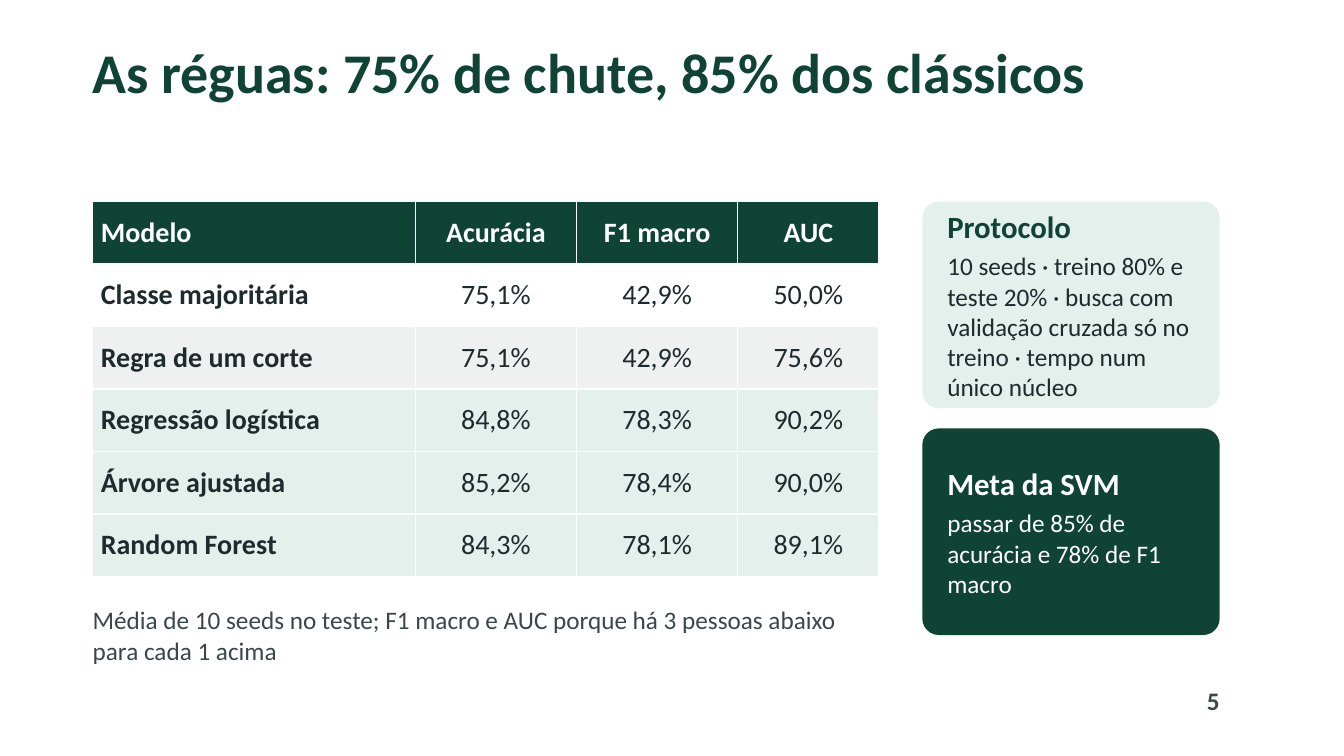
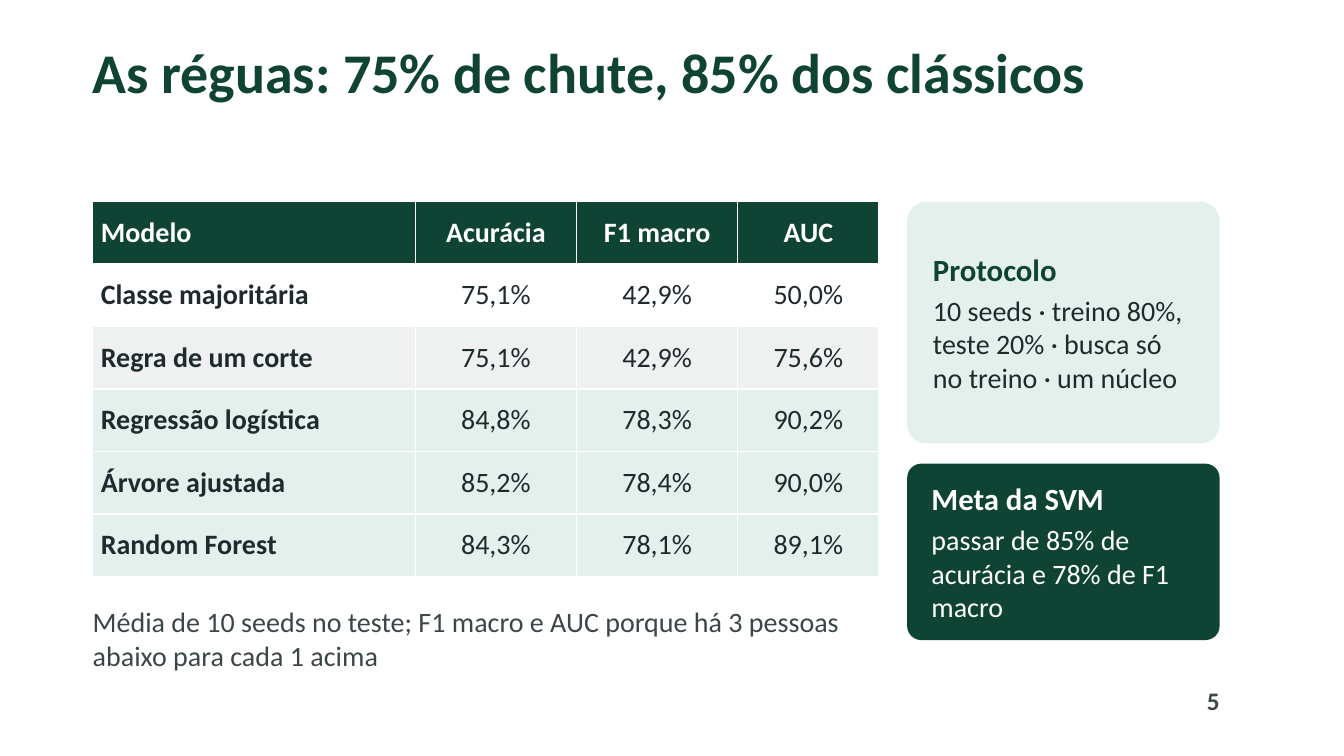
Before and after one commit to pumba-dev/machine-learning-practice, a slide deck: slide 5 of renda/slides/apresentacao_svm.pptx. Drawn at 1344x756 pixels with LibreOffice and Linux fonts; fonts in the diff are those of the drawing; background and template pictures are left out. Boxes give left, top, right and bottom in pixels: in the first picture for what was removed or moved away, otherwise in the second. Text is boxed around its words. In the diff, an @@ line names an element or a change of style, - is before the commit and + after.

```diff
--- a/renda/slides/apresentacao_svm.pptx
+++ b/renda/slides/apresentacao_svm.pptx
@@ rounded rectangle "Protocolo": place and size @@
-rounded rectangle "Protocolo" at box(923, 202, 1220, 408)
+rounded rectangle "Protocolo" at box(907, 202, 1220, 444)
@@ text in rounded rectangle at box(933, 301, 1182, 388): text changed; size 18 to 20 pt @@
-10 seeds · treino 80% e teste 20% · busca com validação cruzada só no treino · tempo num único núcleo
+10 seeds · treino 80%, teste 20% · busca só no treino · um núcleo
@@ rounded rectangle "Meta da SVM": place and size @@
-rounded rectangle "Meta da SVM" at box(923, 429, 1220, 635)
+rounded rectangle "Meta da SVM" at box(907, 464, 1220, 640)
@@ text in rounded rectangle at box(931, 530, 1169, 617): size 18 to 20 pt in "passar de 85% de acurácia e 78% ..." @@
@@ text "Média de 10 seeds no ..." at box(93, 612, 839, 671): size 18 to 20 pt @@
```
Also in this commit, not shown: 12 other slides changed, 4 other files.
